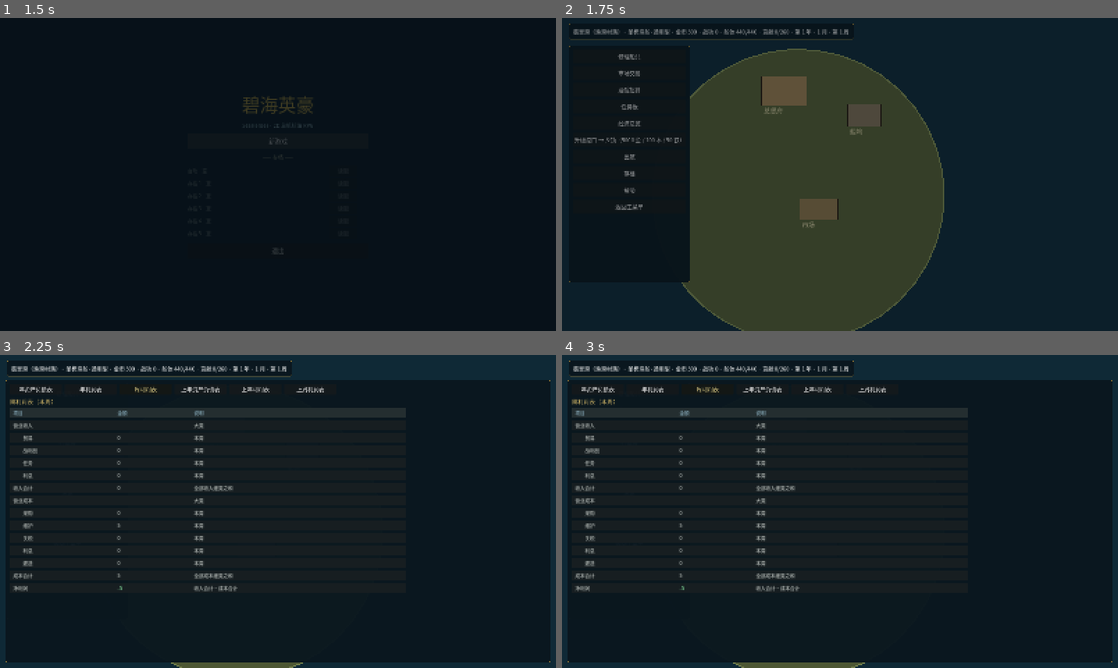
Above: before the commit, frames 1-4 (two rows, left to right).
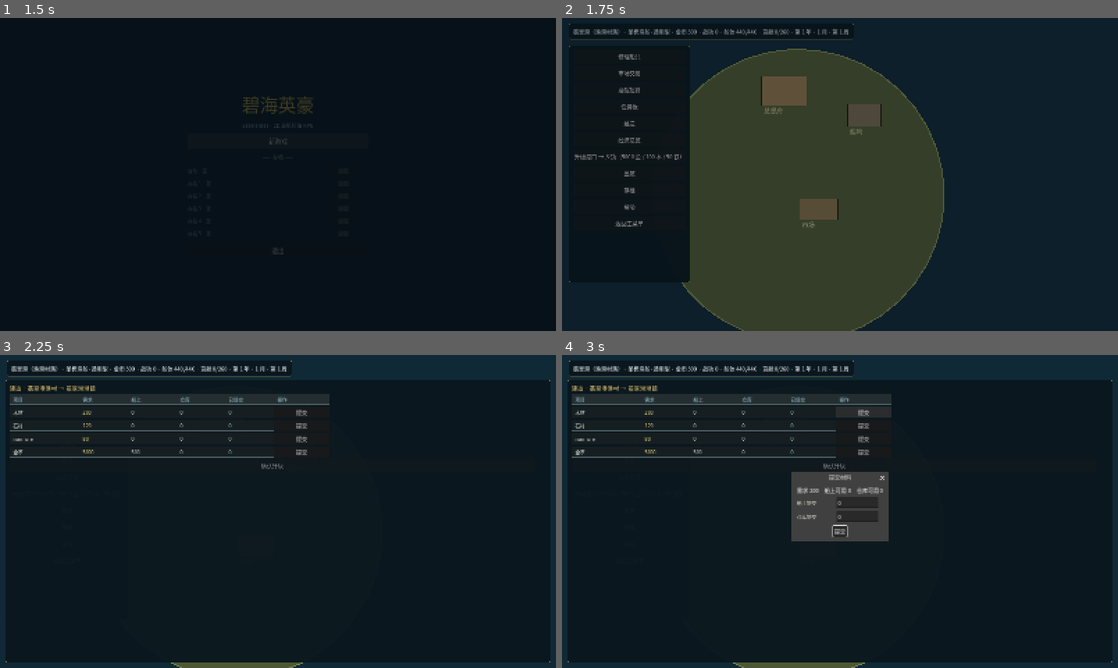
Above: after the commit, the same moments.

Repository: lucifermbbgh/OceanHero
Game: Godot game, scene res://scenes/main.tscn
Two runs of this game, one before a commit and one after it. Both use one fixed random seed, a clock stepped at 60 frames per second and the inputs below.
Inputs (mouse positions are in pixels of both pictures, inside the frame that each line leads up to):
- Up to frame 1 (1.5 s): tap Enter at 0.5 s; move the mouse to (400, 158) at 0.52 s; hold D (steer_right) 0.53-1.25 s; tap B at 0.6 s; click (400, 158) at 0.67 s; tap Space at 0.77 s; click "新游戏" at 1.25 s
- Up to frame 2 (1.75 s): no input
- Up to frame 3 (2.25 s): click (66, 461) at 2 s, where only the run after the commit has a clickable "建造"
- Up to frame 4 (3 s): click (862, 411) at 2.75 s, where only the run after the commit has a clickable "提交"

Frame 1 is identical in both runs. In frame 2, 0.5% of the frame differs, in the area x 2-22%, y 32-67%; in frame 3, 4.3%; in frame 4, 7.8%, in the area x 1-73%, y 9-76%.

Commit message:
feat(1.1.0): 商品四大类与27种商品、市场大类分页、建造面板、关税分档、城镇命名与邻近双岛
- 新增 23 种商品（食物/原材料/消费品/军用品/贵金属）
- 市场按大类分页，默认食物
- 建造面板：全屏材料表 + 提交弹窗（船上/仓库双输入，合计提交）
- 金币计入建造开销
- 关税按声望分档 10%/5%/3%/1%
- 城镇命名标准化：港村/港镇/港城
- 母港海图前两座岛固定为近港城与港镇
- 集成 592 全绿；部分深度扩展项转 1.1.1

Diff:
--- /dev/null
+++ b/data/commodities/ammo_goods.tres
@@ -0,0 +1,12 @@
+[gd_resource type="Resource" format=3]
+
+[ext_resource type="Script" path="res://scripts/data/commodity_def.gd" id="1_x"]
+
+[resource]
+script = ExtResource("1_x")
+id = &"ammo_goods"
+display_name = "弹药"
+category = &"military"
+base_price = 45
+volume = 0.1
+legal = true
--- /dev/null
+++ b/data/commodities/beer.tres
@@ -0,0 +1,12 @@
+[gd_resource type="Resource" format=3]
+
+[ext_resource type="Script" path="res://scripts/data/commodity_def.gd" id="1_x"]
+
+[resource]
+script = ExtResource("1_x")
+id = &"beer"
+display_name = "啤酒"
+category = &"consumer"
+base_price = 25
+volume = 0.5
+legal = true
--- /dev/null
+++ b/data/commodities/cannon_goods.tres
@@ -0,0 +1,12 @@
+[gd_resource type="Resource" format=3]
+
+[ext_resource type="Script" path="res://scripts/data/commodity_def.gd" id="1_x"]
+
+[resource]
+script = ExtResource("1_x")
+id = &"cannon_goods"
+display_name = "火炮"
+category = &"military"
+base_price = 260
+volume = 0.2
+legal = true
--- /dev/null
+++ b/data/commodities/clay.tres
@@ -0,0 +1,12 @@
+[gd_resource type="Resource" format=3]
+
+[ext_resource type="Script" path="res://scripts/data/commodity_def.gd" id="1_x"]
+
+[resource]
+script = ExtResource("1_x")
+id = &"clay"
+display_name = "粘土"
+category = &"raw"
+base_price = 5
+volume = 0.8
+legal = true
--- /dev/null
+++ b/data/commodities/cloth.tres
@@ -0,0 +1,12 @@
+[gd_resource type="Resource" format=3]
+
+[ext_resource type="Script" path="res://scripts/data/commodity_def.gd" id="1_x"]
+
+[resource]
+script = ExtResource("1_x")
+id = &"cloth"
+display_name = "布料"
+category = &"consumer"
+base_price = 30
+volume = 0.4
+legal = true
--- /dev/null
+++ b/data/commodities/copper.tres
@@ -0,0 +1,12 @@
+[gd_resource type="Resource" format=3]
+
+[ext_resource type="Script" path="res://scripts/data/commodity_def.gd" id="1_x"]
+
+[resource]
+script = ExtResource("1_x")
+id = &"copper"
+display_name = "铜矿"
+category = &"raw"
+base_price = 18
+volume = 0.6
+legal = true
--- /dev/null
+++ b/data/commodities/cotton.tres
@@ -0,0 +1,12 @@
+[gd_resource type="Resource" format=3]
+
+[ext_resource type="Script" path="res://scripts/data/commodity_def.gd" id="1_x"]
+
+[resource]
+script = ExtResource("1_x")
+id = &"cotton"
+display_name = "棉花"
+category = &"raw"
+base_price = 16
+volume = 0.6
+legal = true
--- /dev/null
+++ b/data/commodities/fish.tres
@@ -0,0 +1,12 @@
+[gd_resource type="Resource" format=3]
+
+[ext_resource type="Script" path="res://scripts/data/commodity_def.gd" id="1_x"]
+
+[resource]
+script = ExtResource("1_x")
+id = &"fish"
+display_name = "鱼类"
+category = &"food"
+base_price = 10
+volume = 0.5
+legal = true
--- /dev/null
+++ b/data/commodities/flax.tres
@@ -0,0 +1,12 @@
+[gd_resource type="Resource" format=3]
+
+[ext_resource type="Script" path="res://scripts/data/commodity_def.gd" id="1_x"]
+
+[resource]
+script = ExtResource("1_x")
+id = &"flax"
+display_name = "亚麻"
+category = &"raw"
+base_price = 12
+volume = 0.6
+legal = true
--- /dev/null
+++ b/data/commodities/fruit.tres
@@ -0,0 +1,12 @@
+[gd_resource type="Resource" format=3]
+
+[ext_resource type="Script" path="res://scripts/data/commodity_def.gd" id="1_x"]
+
+[resource]
+script = ExtResource("1_x")
+id = &"fruit"
+display_name = "水果"
+category = &"food"
+base_price = 12
+volume = 0.5
+legal = true
--- /dev/null
+++ b/data/commodities/gem.tres
@@ -0,0 +1,12 @@
+[gd_resource type="Resource" format=3]
+
+[ext_resource type="Script" path="res://scripts/data/commodity_def.gd" id="1_x"]
+
+[resource]
+script = ExtResource("1_x")
+id = &"gem"
+display_name = "宝石"
+category = &"precious"
+base_price = 320
+volume = 0.1
+legal = true
--- /dev/null
+++ b/data/commodities/goldb.tres
@@ -0,0 +1,12 @@
+[gd_resource type="Resource" format=3]
+
+[ext_resource type="Script" path="res://scripts/data/commodity_def.gd" id="1_x"]
+
+[resource]
+script = ExtResource("1_x")
+id = &"goldb"
+display_name = "金锭"
+category = &"precious"
+base_price = 200
+volume = 0.1
+legal = true
--- /dev/null
+++ b/data/commodities/meat.tres
@@ -0,0 +1,12 @@
+[gd_resource type="Resource" format=3]
+
+[ext_resource type="Script" path="res://scripts/data/commodity_def.gd" id="1_x"]
+
+[resource]
+script = ExtResource("1_x")
+id = &"meat"
+display_name = "肉类"
+category = &"food"
+base_price = 14
+volume = 0.5
+legal = true
--- /dev/null
+++ b/data/commodities/musket.tres
@@ -0,0 +1,12 @@
+[gd_resource type="Resource" format=3]
+
+[ext_resource type="Script" path="res://scripts/data/commodity_def.gd" id="1_x"]
+
+[resource]
+script = ExtResource("1_x")
+id = &"musket"
+display_name = "火枪"
+category = &"military"
+base_price = 120
+volume = 0.2
+legal = true
--- /dev/null
+++ b/data/commodities/potato.tres
@@ -0,0 +1,12 @@
+[gd_resource type="Resource" format=3]
+
+[ext_resource type="Script" path="res://scripts/data/commodity_def.gd" id="1_x"]
+
+[resource]
+script = ExtResource("1_x")
+id = &"potato"
+display_name = "土豆"
+category = &"food"
+base_price = 6
+volume = 0.5
+legal = true
--- /dev/null
+++ b/data/commodities/pottery.tres
@@ -0,0 +1,12 @@
+[gd_resource type="Resource" format=3]
+
+[ext_resource type="Script" path="res://scripts/data/commodity_def.gd" id="1_x"]
+
+[resource]
+script = ExtResource("1_x")
+id = &"pottery"
+display_name = "陶器"
+category = &"consumer"
+base_price = 20
+volume = 0.6
+legal = true
--- /dev/null
+++ b/data/commodities/rice.tres
@@ -0,0 +1,12 @@
+[gd_resource type="Resource" format=3]
+
+[ext_resource type="Script" path="res://scripts/data/commodity_def.gd" id="1_x"]
+
+[resource]
+script = ExtResource("1_x")
+id = &"rice"
+display_name = "大米"
+category = &"food"
+base_price = 9
+volume = 0.5
+legal = true
--- /dev/null
+++ b/data/commodities/saltpeter.tres
@@ -0,0 +1,12 @@
+[gd_resource type="Resource" format=3]
+
+[ext_resource type="Script" path="res://scripts/data/commodity_def.gd" id="1_x"]
+
+[resource]
+script = ExtResource("1_x")
+id = &"saltpeter"
+display_name = "硝石"
+category = &"raw"
+base_price = 22
+volume = 0.4
+legal = true
--- /dev/null
+++ b/data/commodities/silver.tres
@@ -0,0 +1,12 @@
+[gd_resource type="Resource" format=3]
+
+[ext_resource type="Script" path="res://scripts/data/commodity_def.gd" id="1_x"]
+
+[resource]
+script = ExtResource("1_x")
+id = &"silver"
+display_name = "银锭"
+category = &"precious"
+base_price = 90
+volume = 0.2
+legal = true
--- /dev/null
+++ b/data/commodities/stone.tres
@@ -0,0 +1,12 @@
+[gd_resource type="Resource" format=3]
+
+[ext_resource type="Script" path="res://scripts/data/commodity_def.gd" id="1_x"]
+
+[resource]
+script = ExtResource("1_x")
+id = &"stone"
+display_name = "石材"
+category = &"raw"
+base_price = 6
+volume = 0.8
+legal = true
--- /dev/null
+++ b/data/commodities/sugarcane.tres
@@ -0,0 +1,12 @@
+[gd_resource type="Resource" format=3]
+
+[ext_resource type="Script" path="res://scripts/data/commodity_def.gd" id="1_x"]
+
+[resource]
+script = ExtResource("1_x")
+id = &"sugarcane"
+display_name = "甘蔗"
+category = &"food"
+base_price = 7
+volume = 0.5
+legal = true
--- /dev/null
+++ b/data/commodities/tools.tres
@@ -0,0 +1,12 @@
+[gd_resource type="Resource" format=3]
+
+[ext_resource type="Script" path="res://scripts/data/commodity_def.gd" id="1_x"]
+
+[resource]
+script = ExtResource("1_x")
+id = &"tools"
+display_name = "工具"
+category = &"consumer"
+base_price = 40
+volume = 0.3
+legal = true
--- /dev/null
+++ b/data/commodities/wheat.tres
@@ -0,0 +1,12 @@
+[gd_resource type="Resource" format=3]
+
+[ext_resource type="Script" path="res://scripts/data/commodity_def.gd" id="1_x"]
+
+[resource]
+script = ExtResource("1_x")
+id = &"wheat"
+display_name = "小麦"
+category = &"food"
+base_price = 8
+volume = 0.5
+legal = true
--- a/project.godot
+++ b/project.godot
@@ -15,7 +15,7 @@
 run/main_scene="res://scenes/main.tscn"
 config/features=PackedStringArray("4.7", "GL Compatibility")
 config/icon="res://icon.svg"
-config/version="1.0.0"
+config/version="1.1.0"
 [autoload]
 
 EventBus="*res://scripts/core/event_bus.gd"
--- a/scripts/base/base_scene.gd
+++ b/scripts/base/base_scene.gd
@@ -125,6 +125,7 @@
 	if GameState.home_has("reputation"):
 		_action_button(vb, "声望与战功", _toggle_rep)
 
+	_action_button(vb, "建造", _toggle_construct)
 	_action_button(vb, "经济总览", _toggle_overview)
 	if GameState.home_port_tier >= 3:
 		_action_button(vb, "银行", _toggle_bank)
@@ -250,6 +251,22 @@
 	goods_list.custom_minimum_size = Vector2(1510, 0)
 	gscroll.add_child(goods_list)
 
+	# 建造面板（材料提交）
+	construct_root = PanelContainer.new()
+	construct_root.position = Vector2(16, 72)
+	construct_root.custom_minimum_size = Vector2(1568, 812)
+	construct_root.add_theme_stylebox_override("panel", _panel_style())
+	construct_root.visible = false
+	root.add_child(construct_root)
+	var cscroll := ScrollContainer.new()
+	cscroll.custom_minimum_size = Vector2(1530, 780)
+	cscroll.horizontal_scroll_mode = ScrollContainer.SCROLL_MODE_DISABLED
+	construct_root.add_child(cscroll)
+	construct_list = VBoxContainer.new()
+	construct_list.add_theme_constant_override("separation", 6)
+	construct_list.custom_minimum_size = Vector2(1510, 0)
+	cscroll.add_child(construct_list)
+
 	# 经济总览面板
 	overview_root = PanelContainer.new()
 	overview_root.position = Vector2(300, 90)
@@ -446,6 +463,7 @@
 
 var market_target := "ship"   # ship = 装船，warehouse = 存仓
 var market_tab := "local"     # local = 本地市场，world = 世界市场
+var market_cat := "food"      # 商品大类页签，默认食物
 var expanded_cid: StringName = &""   # 展开明细的商品
 var bank_root: PanelContainer = null
 var bank_list: VBoxContainer = null
@@ -516,6 +534,18 @@
 	b_wh.modulate = Color(1.0, 0.92, 0.6) if market_target == "warehouse" else Color(1, 1, 1)
 	b_wh.pressed.connect(func(): _toggle_market_target("warehouse"))
 	tab_row.add_child(b_wh)
+	# 商品大类页签
+	var catrow := HBoxContainer.new()
+	catrow.add_theme_constant_override("separation", 8)
+	market_list.add_child(catrow)
+	for cat in ["food", "raw", "consumer", "military", "precious"]:
+		var cb := Button.new()
+		cb.text = String(GameState.CATEGORY_NAMES.get(cat, cat))
+		cb.custom_minimum_size = Vector2(120, 30)
+		cb.modulate = Color(1.0, 0.92, 0.6) if market_cat == cat else Color(1, 1, 1)
+		var cv := String(cat)
+		cb.pressed.connect(func(): market_cat = cv; _rebuild_market())
+		catrow.add_child(cb)
 	# 表头
 	var head_row := HBoxContainer.new()
 	head_row.add_theme_constant_override("separation", 8)
@@ -524,7 +554,7 @@
 			["库存", 130], ["船上", 120], ["仓库", 120]]:
 		head_row.add_child(_cell_box(String(spec[0]), int(spec[1]), Color(0.62, 0.78, 0.85), true))
 
-	for id in [&"grain", &"timber", &"rum", &"spice"]:
+	for id in GameState.commodities_of(market_cat):
 		var c: Resource = DataRegistry.get_commodity(id)
 		if c == null:
 			continue
@@ -921,7 +951,7 @@
 	var gross := price * amount
 	var tax := 0
 	if String(PORT_ID) != "jadehaven":
-		tax = int(round(float(gross) * 0.05))
+		tax = int(round(float(gross) * GameState.tariff_rate()))
 		GameState.record_expense("关税", tax)
 	GameState.add_gold(gross - tax)
 	if tax > 0:
@@ -2004,13 +2034,139 @@
 	d["vol"] = [40, 90, 160]
 	return d
 
+# ---------------- 建造与投资（1.1） ----------------
+
+
+func _toggle_construct() -> void:
+	if construct_root.visible:
+		construct_root.visible = false
+		return
+	_rebuild_construct()
+	construct_root.visible = true
+
+func _rebuild_construct() -> void:
+	for c in construct_list.get_children():
+		c.queue_free()
+	var tier := GameState.home_port_tier
+	var prefix := "翡翠港"
+	var next_tier := mini(3, tier + 1)
+	_yard_title_to(construct_list, "建造 · %s → %s" % [
+		GameState.town_name(prefix, tier), GameState.town_name(prefix, next_tier)])
+	if tier >= 3:
+		construct_list.add_child(_lbl("　已是最高等级（港城）", 500, Color(0.75, 0.85, 0.7)))
+		return
+	var prog: Dictionary = GameState.build_progress("jadehaven", tier)
+	var need: Dictionary = prog["need"]
+	var have: Dictionary = prog["have"]
+	var head := HBoxContainer.new()
+	head.add_theme_constant_override("separation", 0)
+	construct_list.add_child(head)
+	for spec in [["项目", 200], ["需求", 140], ["船上", 140], ["仓库", 140], ["已提交", 140], ["操作", 160]]:
+		head.add_child(_cell_box(String(spec[0]), int(spec[1]), Color(0.62, 0.78, 0.85), true))
+	for m in need.keys():
+		var mat := String(m)
+		var row := HBoxContainer.new()
+		row.add_theme_constant_override("separation", 0)
+		construct_list.add_child(row)
+		var nm := "金币" if mat == "gold" else mat
+		if mat != "gold":
+			var cd: Resource = DataRegistry.get_commodity(StringName(mat))
+			if cd != null:
+				nm = String(cd.display_name)
+		var in_ship := 0
+		var in_wh := 0
+		if mat == "gold":
+			in_ship = GameState.gold
+			in_wh = GameState.bank_deposited()
+		else:
+			in_ship = int(GameState.cargo.get(StringName(mat), 0))
+			in_wh = int(GameState.warehouse.get(StringName(mat), 0))
+		row.add_child(_cell_box(nm, 200))
+		row.add_child(_cell_box(str(int(need[m])), 140, Color(0.95, 0.9, 0.55)))
+		row.add_child(_cell_box(str(in_ship), 140))
+		row.add_child(_cell_box(str(in_wh), 140))
+		row.add_child(_cell_box(str(int(have.get(m, 0))), 140, Color(0.6, 0.85, 0.7)))
+		var btn_box := PanelContainer.new()
+		btn_box.custom_minimum_size = Vector2(160, 30)
+		var sub := Button.new()
+		sub.text = "提交"
+		sub.custom_minimum_size = Vector2(120, 26)
+		var mv := String(mat)
+		var need_v := int(need[m])
+		sub.pressed.connect(func(): _open_submit(mv, need_v, in_ship, in_wh))
+		btn_box.add_child(sub)
+		row.add_child(btn_box)
+	var ready := bool(prog["ready"])
+	var up := Button.new()
+	up.text = "确认升级"
+	up.custom_minimum_size = Vector2(180, 34)
+	up.disabled = not ready
+	up.pressed.connect(func(): _do_build_upgrade())
+	construct_list.add_child(up)
+
+func _do_build_upgrade() -> void:
+	if GameState.home_port_tier >= 3:
+		return
+	GameState.home_port_tier += 1
+	GameState.build_submitted.clear()
+	_log("建造完成：白帆%s" % GameState.town_suffix(GameState.home_port_tier))
+	_rebuild_construct()
+
+## 提交弹窗：船上 / 仓库 两个输入框
+func _open_submit(mat: String, need: int, in_ship: int, in_wh: int) -> void:
+	var dlg := AcceptDialog.new()
+	dlg.title = "提交材料"
+	dlg.ok_button_text = "提交"
+	var vb := VBoxContainer.new()
+	vb.add_theme_constant_override("separation", 8)
+	dlg.add_child(vb)
+	vb.add_child(Label.new())
+	((vb.get_child(0)) as Label).text = "需求 %d　船上可用 %d　仓库可用 %d" % [need, in_ship, in_wh]
+	var row1 := HBoxContainer.new()
+	vb.add_child(row1)
+	row1.add_child(_lbl("船上提交", 110))
+	var e1 := LineEdit.new()
+	e1.text = str(mini(in_ship, need))
+	e1.custom_minimum_size = Vector2(120, 30)
+	row1.add_child(e1)
+	var row2 := HBoxContainer.new()
+	vb.add_child(row2)
+	row2.add_child(_lbl("仓库提交", 110))
+	var e2 := LineEdit.new()
+	e2.text = "0"
+	e2.custom_minimum_size = Vector2(120, 30)
+	row2.add_child(e2)
+	add_child(dlg)
+	dlg.confirmed.connect(func():
+		var a := clampi(int(e1.text), 0, in_ship)
+		var b := clampi(int(e2.text), 0, in_wh)
+		_apply_submit(mat, a, b)
+		dlg.queue_free()
+		_rebuild_construct())
+	dlg.popup_centered()
+
+func _apply_submit(mat: String, from_ship: int, from_wh: int) -> void:
+	if mat == "gold":
+		if from_ship > 0:
+			GameState.add_gold(-from_ship)
+		GameState.build_submit("jadehaven", &"gold", from_ship + from_wh)
+		return
+	var cid := StringName(mat)
+	if from_ship > 0:
+		GameState.remove_cargo(cid, from_ship)
+	if from_wh > 0:
+		GameState.warehouse_remove(cid, from_wh)
+	GameState.build_submit("jadehaven", cid, from_ship + from_wh)
+
 # ---------------- 面板统一规范（0.19） ----------------
 
 const FULL_PANELS := ["market_root", "yard_root", "tavern_root", "build_root", "ex_root",
 	"quest_root", "overview_root", "finance_root", "bank_root", "black_root",
-	"save_root", "rep_root", "help_root", "victory_root"]
+	"save_root", "rep_root", "help_root", "victory_root", "construct_root", "goods_root"]
 
 var close_btn: Button = null
+var construct_root: PanelContainer = null
+var construct_list: VBoxContainer = null
 
 func _apply_fullscreen_layout() -> void:
 	for pname in FULL_PANELS:
--- a/scripts/core/game_state.gd
+++ b/scripts/core/game_state.gd
@@ -1008,6 +1008,90 @@
 	var key := _drift_key(port_key, cid)
 	var prev := float(price_drift.get(key + "|prev", cur))
 	return EconMath.change_pct(prev, cur)
+
+# ---------------- 商品分类与建造（1.1） ----------------
+
+const CATEGORIES := ["food", "raw", "consumer", "military", "precious"]
+const CATEGORY_NAMES := {
+	"food": "食物", "raw": "原材料", "consumer": "消费品",
+	"military": "军用品", "precious": "贵金属",
+}
+
+## 按大类返回商品 id 列表
+func commodities_of(cat: String) -> Array:
+	var out: Array = []
+	for k in DataRegistry.commodities.keys():
+		var c: Resource = DataRegistry.commodities[k]
+		if c != null and String(c.category) == cat:
+			out.append(k)
+	return out
+
+## 全部商品 id
+func all_commodities() -> Array:
+	return DataRegistry.commodities.keys()
+
+## 生产配方：成品 -> {输入:{材料:数量}, 设施}
+const RECIPES := {
+	&"cloth": {"in": {&"cotton": 2}, "facility": "工坊"},
+	&"pottery": {"in": {&"clay": 2}, "facility": "工坊"},
+	&"tools": {"in": {&"iron_ore": 2, &"timber": 1}, "facility": "工坊"},
+	&"beer": {"in": {&"wheat": 3}, "facility": "工坊"},
+	&"rum": {"in": {&"sugarcane": 3}, "facility": "工坊"},
+	&"musket": {"in": {&"iron_ore": 2, &"timber": 2}, "facility": "工坊（军械）"},
+	&"cannon_goods": {"in": {&"iron_ore": 3, &"copper": 2}, "facility": "工坊（军械）"},
+	&"ammo_goods": {"in": {&"iron_ore": 1, &"saltpeter": 1}, "facility": "工坊（军械）"},
+}
+
+## 关税分档（按最高阵营声望）
+func tariff_rate() -> float:
+	var r := best_rep()
+	if r < 2000:
+		return 0.10
+	if r < 5000:
+		return 0.05
+	if r < 8000:
+		return 0.03
+	return 0.01
+
+## 城镇命名：前缀 + 等级后缀
+func town_suffix(tier: int) -> String:
+	match tier:
+		1: return "港村"
+		2: return "港镇"
+		3: return "港城"
+	return "港村"
+
+func town_name(prefix: String, tier: int) -> String:
+	return prefix + town_suffix(tier)
+
+## 建造需求（材料 + 金币）
+const BUILD_COSTS := {
+	1: {&"timber": 200, &"stone": 120, &"iron_ore": 80, "gold": 5000},
+	2: {&"timber": 500, &"stone": 400, &"iron_ore": 300, &"cloth": 100, "gold": 20000},
+}
+
+## 已提交的建造材料：{港口: {材料: 数量}}
+var build_submitted: Dictionary = {}
+
+func build_need(tier: int) -> Dictionary:
+	return BUILD_COSTS.get(tier, {})
+
+func build_submit(port_key: String, mat: StringName, amount: int) -> void:
+	if amount <= 0:
+		return
+	if not build_submitted.has(port_key):
+		build_submitted[port_key] = {}
+	var cur := int(build_submitted[port_key].get(mat, 0))
+	build_submitted[port_key][mat] = cur + amount
+
+func build_progress(port_key: String, tier: int) -> Dictionary:
+	var need := build_need(tier)
+	var have: Dictionary = build_submitted.get(port_key, {})
+	var ok := true
+	for m in need.keys():
+		if int(have.get(m, 0)) < int(need[m]):
+			ok = false
+	return {"need": need, "have": have, "ready": ok}
 
 # ---------------- 银行（0.12 / 0.12.1 多笔贷款） ----------------
 
--- a/scripts/sea/sea_scene.gd
+++ b/scripts/sea/sea_scene.gd
@@ -64,7 +64,7 @@
 const AI_TICK := 0.6
 ## 刷新与密度控制
 ## 岛屿三级：1 村 / 2 镇 / 3 城
-const ISLAND_TIERS := {1: "渔港村落", 2: "乡镇", 3: "港口城市"}
+const ISLAND_TIERS := {1: "港村", 2: "港镇", 3: "港城"}
 const ISLAND_RADIUS := {1: Vector2(240, 320), 2: Vector2(360, 450), 3: Vector2(500, 620)}
 const TIER_STOCK := {1: 40, 2: 90, 3: 160}          # 市场存货按等级
 const SPECIALTIES := [&"iron", &"spice", &"rum"]    # 特产（谷物/木材永远有）
@@ -158,10 +158,19 @@
 	rng.seed = int(map_def.island_seed) * 7919 + map_index * 131
 	var n := mini(8, 4 + (map_index % 3))
 	var safe_center := Vector2(SEA_SIZE * 0.5, SEA_SIZE * 0.5 + 300)
+	# 母港所在海图：前两座固定为近港的港城与港镇
+	var fixed_spots := {
+		0: Vector2(safe_center.x + 1200.0, safe_center.y - 700.0),
+		1: Vector2(safe_center.x - 1300.0, safe_center.y + 600.0),
+	}
 	for i in range(n):
-		var pos := Vector2(rng.randf_range(1500.0, 6500.0), rng.randf_range(1500.0, 6500.0))
-		if pos.distance_to(safe_center) < 900.0:
-			pos = pos.lerp(Vector2(6600, 6600), 0.6)
+		var pos: Vector2
+		if map_index == 0 and fixed_spots.has(i):
+			pos = fixed_spots[i]
+		else:
+			pos = Vector2(rng.randf_range(1500.0, 6500.0), rng.randf_range(1500.0, 6500.0))
+			if pos.distance_to(safe_center) < 900.0:
+				pos = pos.lerp(Vector2(6600, 6600), 0.6)
 		var tier := 1
 		if i == 0:
 			tier = 3
--- a/tests/integration/run.gd
+++ b/tests/integration/run.gd
@@ -27,6 +27,7 @@
 	await _test_exchange()
 	await _test_cross_port()
 	await _test_quest_board()
+	await _test_v110_core()
 	await _test_ui_panels_v019()
 	await _test_finance_v018()
 	await _test_cost_scale_v015()
@@ -635,6 +636,43 @@
 func _physics_wait(n: int) -> void:
 	for i in range(n):
 		await get_tree().physics_frame
+
+# ---------------- 1.1.0 商品分类 / 关税 / 建造 ----------------
+func _test_v110_core() -> void:
+	print("\n[1.1.0 核心]")
+	GameState.reset_new_game()
+	# 商品分类
+	_ok(GameState.CATEGORIES.size() == 5, "五大类商品")
+	var food: Array = GameState.commodities_of("food")
+	var mil: Array = GameState.commodities_of("military")
+	_ok(food.size() >= 5, "食物类至少 5 种", str(food.size()))
+	_ok(mil.size() >= 3, "军用品至少 3 种", str(mil.size()))
+	_ok(GameState.all_commodities().size() >= 20, "商品总数 ≥ 20", str(GameState.all_commodities().size()))
+	# 生产配方
+	_ok(GameState.RECIPES.has(&"beer"), "啤酒有配方")
+	_ok(String(GameState.RECIPES[&"beer"]["in"].keys()[0]) == "wheat", "啤酒由小麦酿造")
+	_ok(GameState.RECIPES.has(&"ammo_goods"), "弹药有配方")
+	# 关税分档
+	GameState.reputation["royal_navy"] = 0
+	_ok(is_equal_approx(GameState.tariff_rate(), 0.10), "敌对关税 10%", str(GameState.tariff_rate()))
+	GameState.reputation["royal_navy"] = 2500
+	_ok(is_equal_approx(GameState.tariff_rate(), 0.05), "中立关税 5%")
+	GameState.reputation["royal_navy"] = 6000
+	_ok(is_equal_approx(GameState.tariff_rate(), 0.03), "友好关税 3%")
+	GameState.reputation["royal_navy"] = 9000
+	_ok(is_equal_approx(GameState.tariff_rate(), 0.01), "盟友关税 1%")
+	# 命名标准化
+	_ok(GameState.town_name("白沙", 1) == "白沙港村", "港村命名")
+	_ok(GameState.town_name("白沙", 2) == "白沙港镇", "港镇命名")
+	_ok(GameState.town_name("白沙", 3) == "白沙港城", "港城命名")
+	# 建造需求与提交
+	var need: Dictionary = GameState.build_need(1)
+	_ok(need.has(&"timber") and need.has("gold"), "一级建造需要木材与金币")
+	GameState.build_submitted.clear()
+	GameState.build_submit("jadehaven", &"timber", 100)
+	var prog: Dictionary = GameState.build_progress("jadehaven", 1)
+	_ok(not bool(prog["ready"]), "材料不足时不可升级")
+	_ok(int(prog["have"].get(&"timber", 0)) == 100, "提交量被记录")
 
 # ---------------- 面板规范（0.19.0） ----------------
 func _test_ui_panels_v019() -> void:
Not shown, changed: data/manifest.txt
Not shown, changed: docs/版本文档/1.1.0-升级说明.md
Not shown, changed: docs/版本文档/版本规划.md
